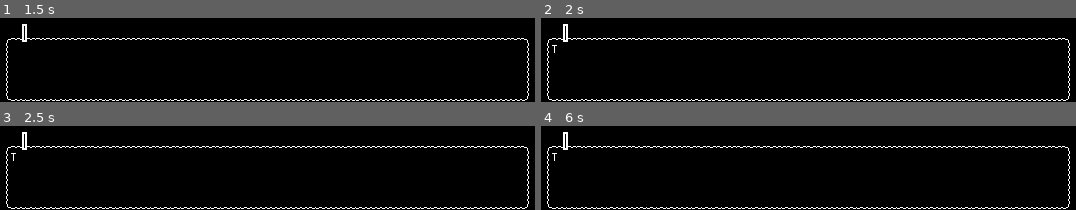
Above: before the commit, frames 1-4 (two rows, left to right).
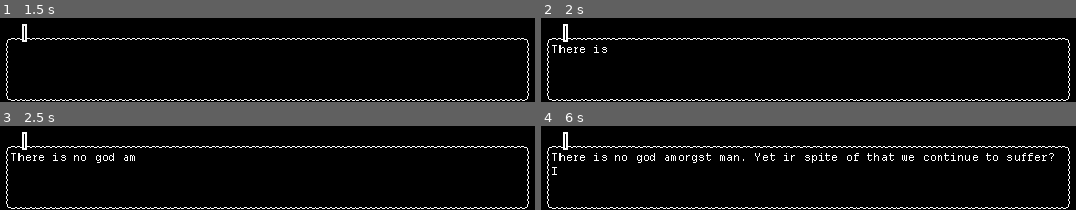
Above: after the commit, the same moments.

Repository: GemDust0/TooBigToFail
Game: Godot game, scene res://Scenes/Cutscene.tscn
Two runs of this game, one before a commit and one after it. Both use one fixed random seed, a clock stepped at 60 frames per second and the inputs below. This scene is started directly instead of the project's main scene.
Inputs (mouse positions are in pixels of both pictures, inside the frame that each line leads up to):
- Up to frame 1 (1.5 s): tap Enter (enter) at 0.5 s; move the mouse to (outside the picture) at 0.52 s; hold Enter (enter) 0.53-1.28 s; click (outside the picture) at 0.67 s; tap Space at 1.25 s; move the mouse to (outside the picture) at 1.27 s; click (outside the picture) at 1.35 s
- Up to frame 2 (2 s): no input
- Up to frame 3 (2.5 s): tap Enter (enter) at 2 s; move the mouse to (outside the picture) at 2.02 s; hold Enter (enter) from 2.03 s (still down); click (outside the picture) at 2.17 s
- Up to frame 4 (6 s): tap Space at 2.75, 4.25 s; move the mouse to (outside the picture) at 2.77 s; release Enter (enter) at 2.78 s; click (outside the picture) at 2.85 s; tap Enter (enter) at 3.5 s; move the mouse to (outside the picture) at 3.52 s; hold Enter (enter) 3.53-4.28 s; click (outside the picture) at 3.67 s; move the mouse to (outside the picture) at 4.27 s; click (outside the picture) at 4.35 s; move the mouse to (outside the picture) at 5.02 s; hold Enter (enter) 5.03-5.78 s; click (outside the picture) at 5.17 s; move the mouse to (outside the picture) at 5.77 s; click (outside the picture) at 5.85 s

Frame 1 is identical in both runs. In frame 2, 0.2% of the frame differs, in the area x 3-13%, y 32-42%; in frame 3, 0.5%; in frame 4, 1.9%, in the area x 2-96%, y 32-59%.
Error in both runs: Out of bounds get index '0' (on base: 'PackedStringArray') (res://Scripts/Dialogue.gd:20)

Commit message:
Dialogue changes

Diff:
--- a/Scripts/Dialogue.gd
+++ b/Scripts/Dialogue.gd
@@ -45,16 +45,17 @@
 				ended.emit()
 
 func _on_timer_timeout() -> void:
+	var label_text: String = label.get_parsed_text()
+	if label.visible_characters == label_text.length():
+		continue_label.show()
+		curTextEnded.emit(dialogue_index)
+		return
 	label.visible_characters += 1
 
-	if label.visible_characters == dialogue[dialogue_index].length():
-		continue_label.show()
-		curTextEnded.emit(dialogue_index)
+	var character: String = label_text.substr(label.visible_characters - 1, 1)
+	if character in [" "]:
+		space_timer.start()
+	elif character in [".", "?", "!", ","]:
+		period_timer.start()
 	else:
-		var character: String = label.get_parsed_text().substr(label.visible_characters - 1, 1)
-		if character in [" "]:
-			space_timer.start()
-		elif character in [".", "?", "!", ","]:
-			period_timer.start()
-		else:
-			character_timer.start()
+		character_timer.start()
